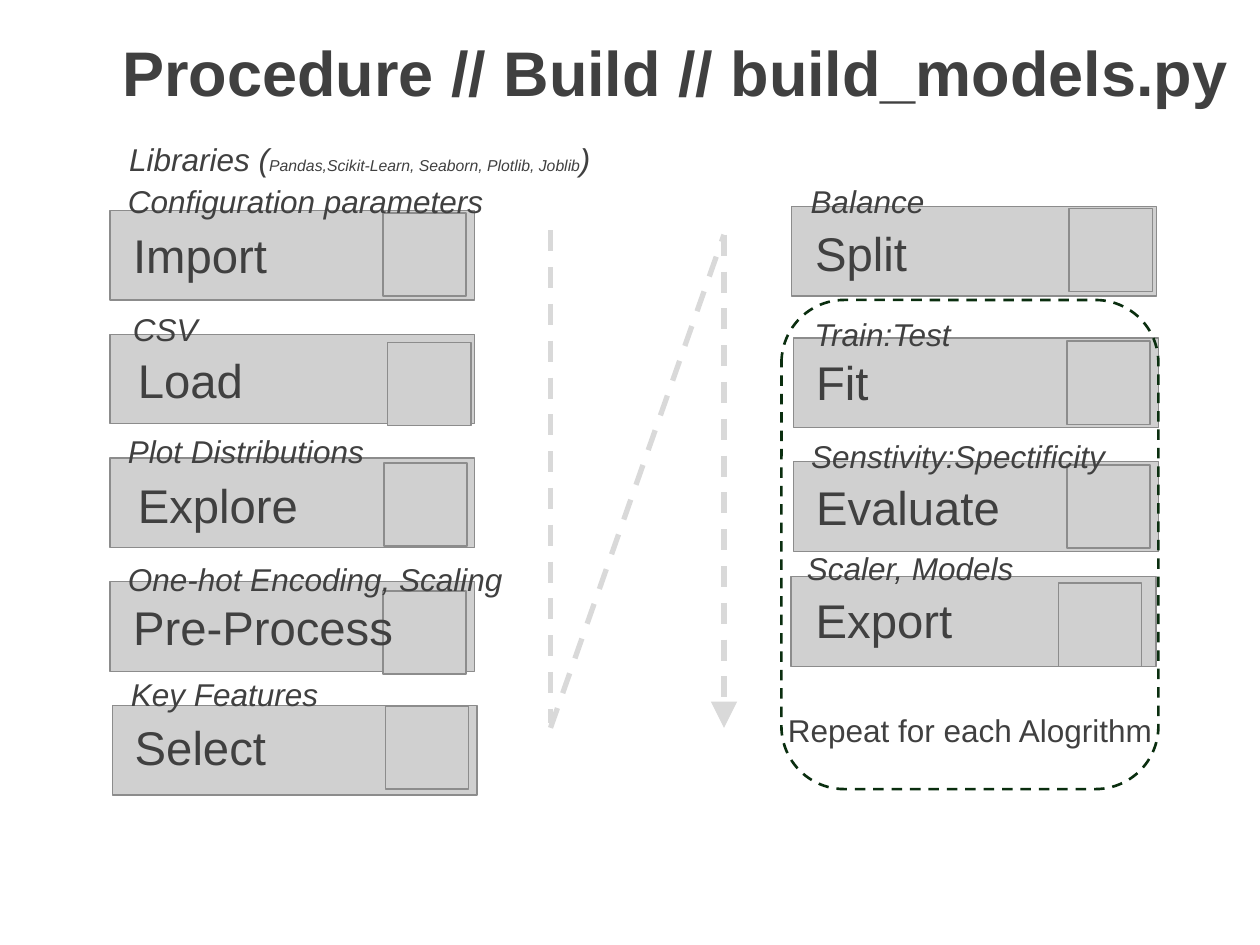
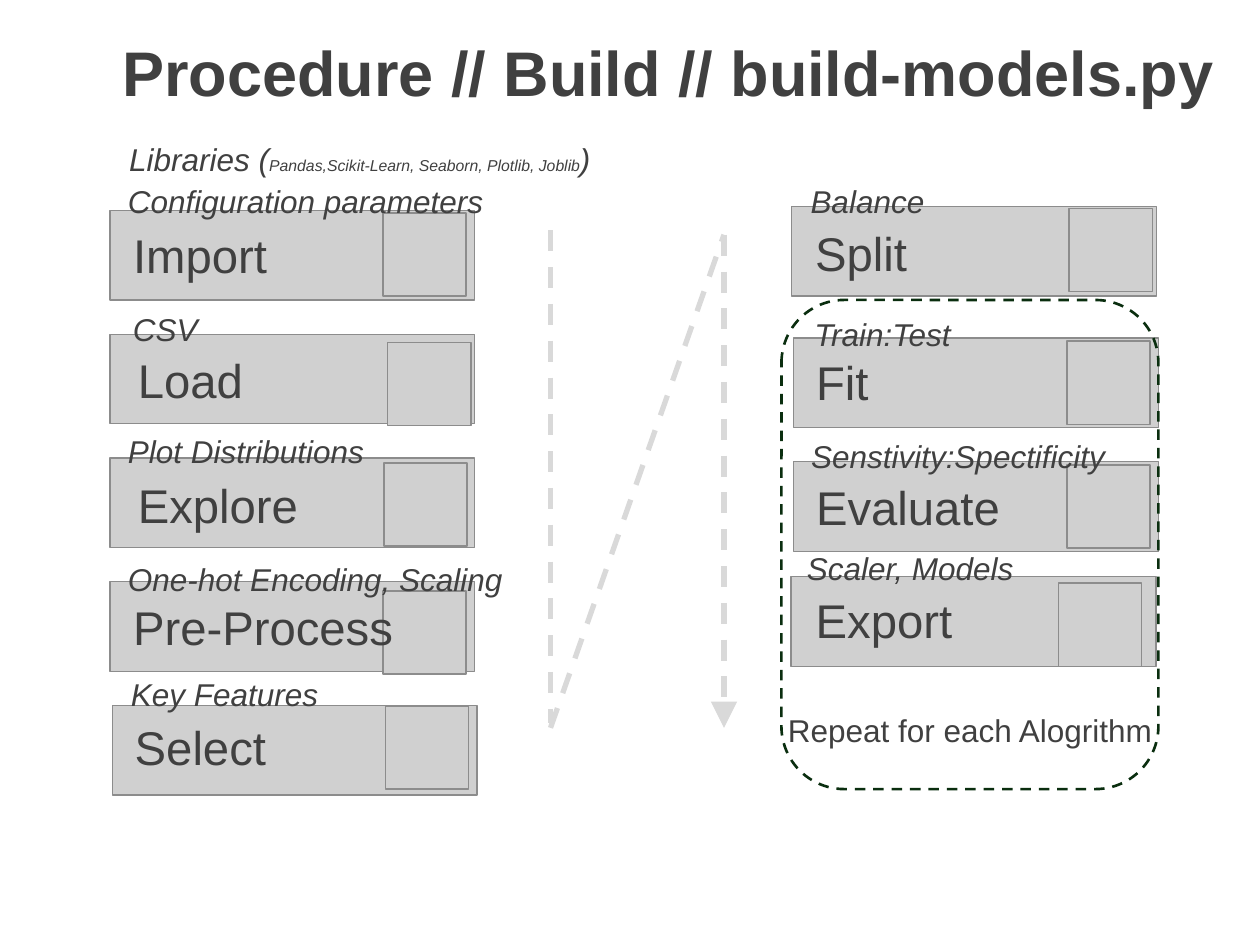
Before and after one commit to josh-dcosta/pjas-thyroid, a slide deck: slide 13 of presentation/Thyroid_Cancer_Recurrence_Presentation_v4.pptx. Drawn at 1260x945 pixels with LibreOffice and Linux fonts; fonts in the diff are those of the drawing; grey boxes stand for pictures. Boxes give left, top, right and bottom in pixels: in the first picture for what was removed or moved away, otherwise in the second. Text is boxed around its words. In the diff, an @@ line names an element or a change of style, - is before the commit and + after.

Commit message:
updated

```diff
--- a/presentation/Thyroid_Cancer_Recurrence_Presentation_v4.pptx
+++ b/presentation/Thyroid_Cancer_Recurrence_Presentation_v4.pptx
@@ text at [122,50,1213,107]: text changed @@
-Procedure // Build // build_models.py
+Procedure // Build // build-models.py
```
